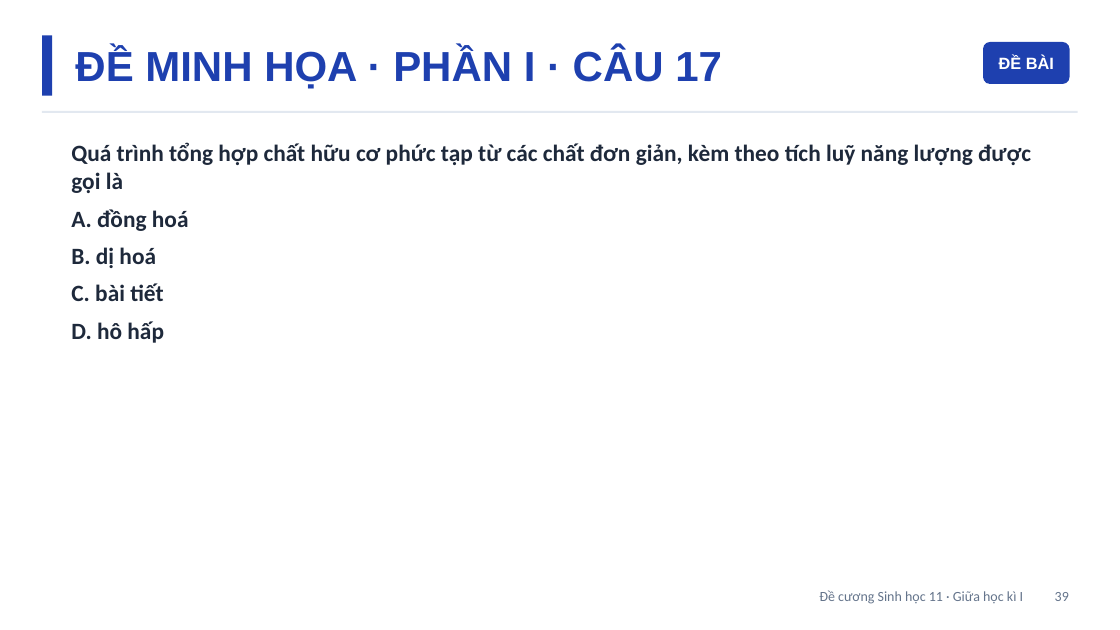
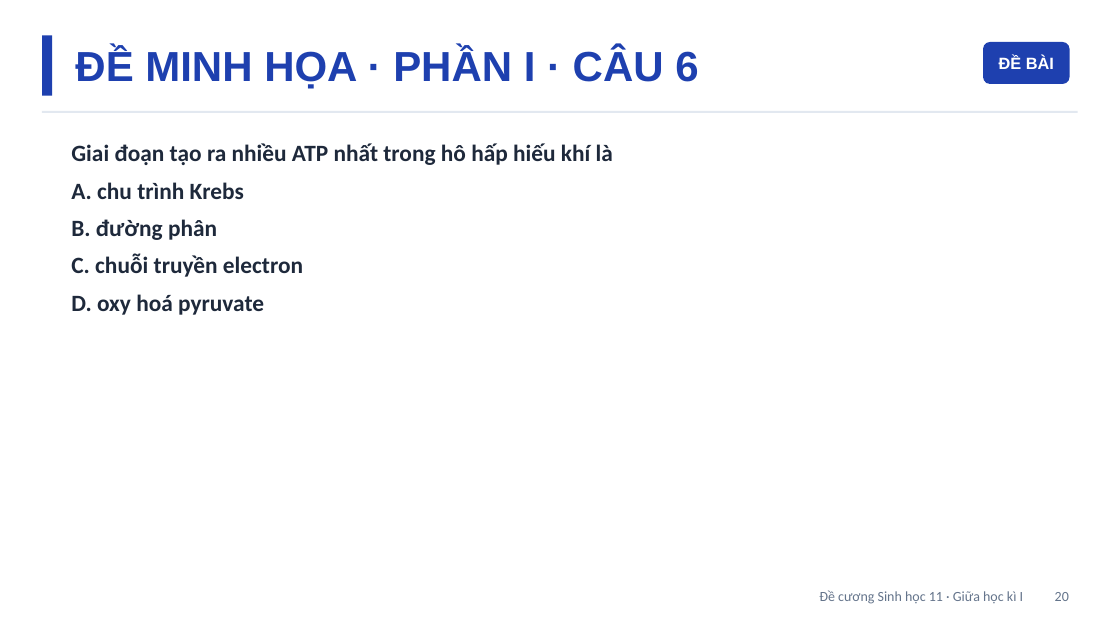
Before and after one commit to Trangtu66/Taode_thi_online, a slide deck: slide 20 of mon/sinh_hoc/de_cuong/lop11/DeCuong_SINH11_GK1.pptx (slide 39 before the commit). Drawn at 1120x630 pixels with LibreOffice and Linux fonts; fonts in the diff are those of the drawing. Boxes give left, top, right and bottom in pixels: in the first picture for what was removed or moved away, otherwise in the second. Text is boxed around its words. In the diff, an @@ line names an element or a change of style, - is before the commit and + after.

```diff
--- a/mon/sinh_hoc/de_cuong/lop11/DeCuong_SINH11_GK1.pptx
+++ b/mon/sinh_hoc/de_cuong/lop11/DeCuong_SINH11_GK1.pptx
@@ text at box(75, 48, 698, 89): text changed @@
-ĐỀ MINH HỌA · PHẦN I · CÂU 17
+ĐỀ MINH HỌA · PHẦN I · CÂU 6
@@ text at box(71, 143, 613, 315): text changed @@
-Quá trình tổng hợp chất hữu cơ phức tạp từ các chất đơn giản, kèm theo tích luỹ năng lượng được gọi là
-A. đồng hoá
-B. dị hoá
-C. bài tiết
-D. hô hấp
+Giai đoạn tạo ra nhiều ATP nhất trong hô hấp hiếu khí là
+A. chu trình Krebs
+B. đường phân
+C. chuỗi truyền electron
+D. oxy hoá pyruvate
@@ text at box(819, 590, 1069, 604): text changed @@
-Đề cương Sinh học 11 · Giữa học kì I 39
+Đề cương Sinh học 11 · Giữa học kì I 20
```
Also in this commit, not shown: 44 other slides changed, 3 slides added, 34 other files.
